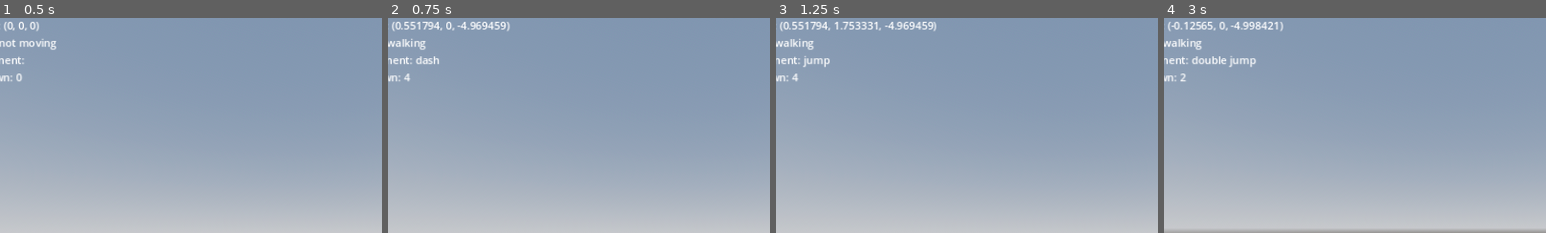
Above: before the commit, frames 1-4 (left to right).
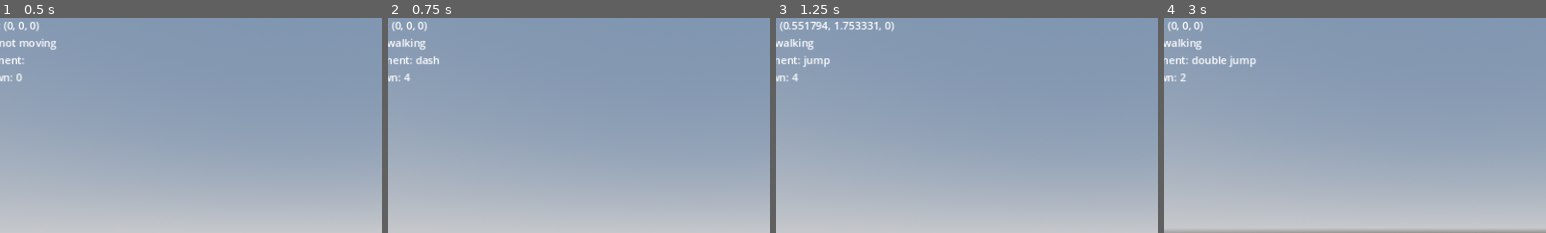
Above: after the commit, the same moments.

Repository: Nadelio/FPSC
Game: Godot game, scene res://World/environment.tscn
Same seed, same stepped clock (60 frames per second), same inputs: the game is played once before the commit and once after it.
Inputs (mouse positions are % of the whole screen's width and height, from its top left):
- Up to frame 1 (0.5 s): no input
- Up to frame 2 (0.75 s): move the mouse to (55, 50) at 0.52 s; hold W (move_forward) from 0.53 s (still down); tap Q (ability) at 0.6 s
- Up to frame 3 (1.25 s): keep holding W (move_forward); tap Space (jump) at 0.77 s
- Up to frame 4 (3 s): keep holding W (move_forward); move the mouse to (45, 50) at 1.27 s; tap Q (ability) at 1.35, 2.3 s; tap Space (jump) at 1.52 s; move the mouse to (52, 48) at 2.02 s; hold Ctrl (crouch) 2.03-2.78 s; move the mouse to (49, 52) at 2.77 s; tap Shift (sprint) at 2.85 s
The pictures show only the part of the screen within x 10-60%, y 0-50%; the shares and areas given below are measured in that part.

Frame 1 is identical in both runs. In frame 2, 0.5% of the frame differs, in the area x 3-32%, y 1-7%; in frame 3, 0.3%; in frame 4, 0.6%, in the area x 2-32%, y 1-7%.

Commit message:
Fixed dash clipping bug

Diff:
--- a/Player/player.gd
+++ b/Player/player.gd
@@ -9,11 +9,11 @@
 const JUMP_VELOCITY = 6
 const ground_friction = 0.8
 const air_friction = pow(0.1, 8)
-const dash_distance = 10
 
 # @onreadys
 @onready var camera = $Camera3D
 @onready var AbilityCD = $AbilityCD
+@onready var DashCheck = $DashCollideCheck
 
 # signals
 signal state(state)
@@ -31,6 +31,7 @@
 var mouse_sense = 0.1
 var gain_speed = 0
 var gain_speed_threshold = 5
+var dashDistance = 10
 
 # direction vectors
 var last_dir = Vector3()
@@ -62,6 +63,9 @@
 
 func _ready():
 	Input.set_mouse_mode(Input.MOUSE_MODE_CAPTURED) # capture mouse
+	DashCheck.exclude_parent = true
+	DashCheck.collide_with_areas = true
+	DashCheck.collide_with_bodies = true
 
 func _input(event):
 	#get mouse input for camera rotation
@@ -177,13 +181,17 @@
 			velocity.z += -1 * ground_friction * direction.z * delta # -1 * 0.7 * -1 or 0 or +1
 		slow_physics = 0
 
-
 	if(Input.is_action_just_pressed("ability") and (dash() == true) and direction): # dashing and future movement logic will be here
+		if(DashCheck.is_colliding()):
+			var origin = DashCheck.global_transform.origin
+			var collision_point = DashCheck.get_collision_point()
+			dashDistance = origin.distance_to(collision_point)
+
+		position.x += dashDistance * direction.x
+		position.z += dashDistance * direction.z
 		emit_signal("movement", "dash")
 		dash_count -= 1
 		AbilityCD.start()
-		position.x += dash_distance * direction.x
-		position.z += dash_distance * direction.z
 
 	slow_physics += 1
 
--- a/Player/player.tscn
+++ b/Player/player.tscn
@@ -76,6 +76,9 @@
 wait_time = 5.0
 one_shot = true
 
+[node name="DashCollideCheck" type="RayCast3D" parent="."]
+transform = Transform3D(1, 0, 0, 0, -4.37114e-07, -1, 0, 10, -4.37114e-08, 0, 0, -0.500069)
+
 [connection signal="movement" from="." to="Camera3D/HUD/CurrentMovement" method="_on_player_movement"]
 [connection signal="speed" from="." to="Camera3D/HUD/CurrentSpeed" method="_on_player_speed"]
 [connection signal="state" from="." to="Camera3D/HUD/CurrentState" method="_on_player_state"]
